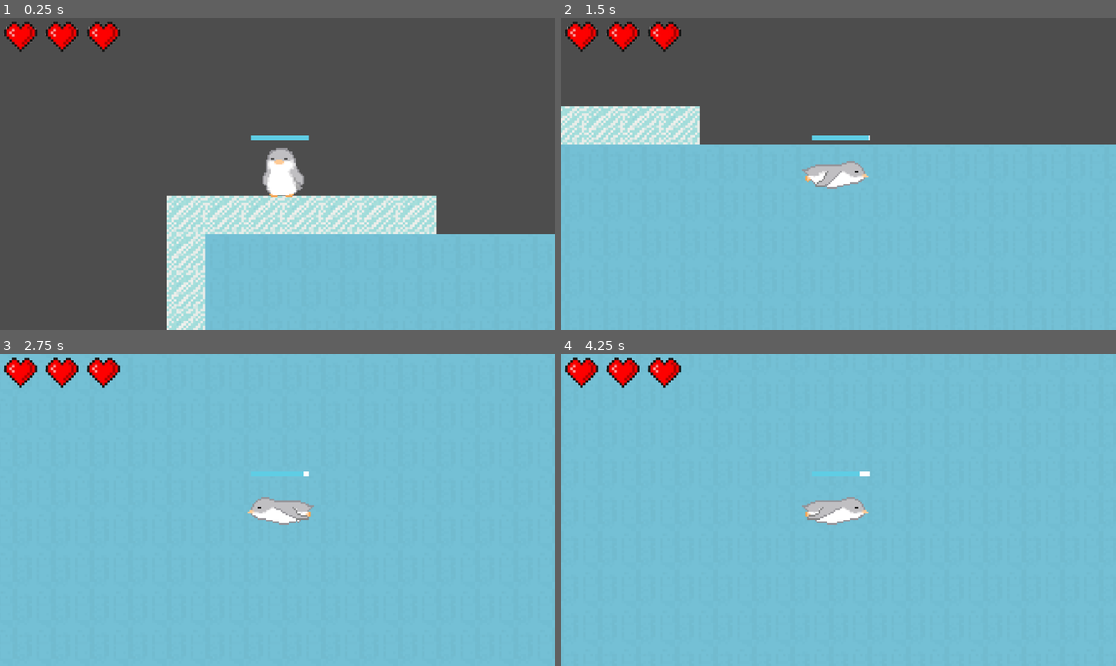
Above: before the commit, frames 1-4 (two rows, left to right).
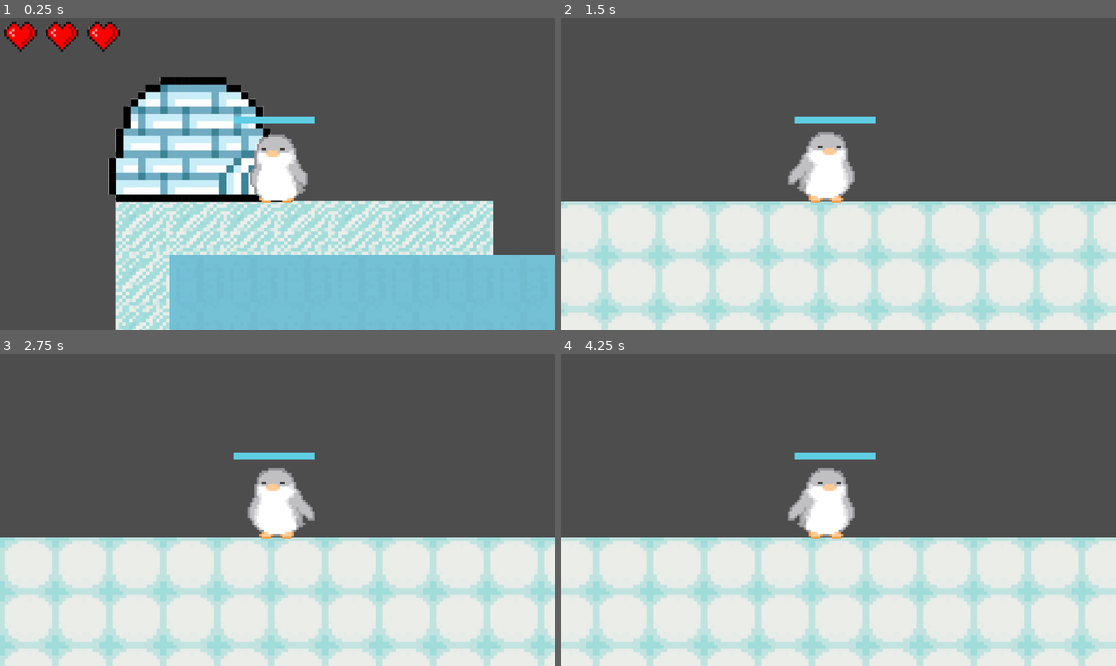
Above: after the commit, the same moments.

Repository: Jesuscanwalk/Under-da-sea
Game: Godot game, scene res://test.tscn
Two runs of this game, one before a commit and one after it. Both use one fixed random seed, a clock stepped at 60 frames per second and the inputs below. The engine's default icon, where the game draws it, is replaced by a stand-in: a white triangle on a blue panel in a dark square.
Inputs:
- Up to frame 1 (0.25 s): no input
- Up to frame 2 (1.5 s): hold E (interact) 0.53-1.28 s; hold D (right) from 0.53 s (still down); tap Space (jump) at 0.77 s; tap E (interact) at 1.35 s
- Up to frame 3 (2.75 s): tap Space (jump) at 1.52 s; release D (right) at 2.03 s; hold A (left) from 2.03 s (still down); hold E (interact) from 2.03 s (still down)
- Up to frame 4 (4.25 s): release A (left) at 2.78 s; release E (interact) at 2.78 s; hold D (right) from 2.78 s (still down); tap E (interact) at 2.85 s; tap Space (jump) at 3.02, 3.77 s; hold E (interact) from 3.53 s (still down)

The runs differ from the first frame. In frame 1, 25% of the frame differs, in the area x 19-100%, y 18-100%; in frame 2, 64%; in frame 3, 99%; in frame 4, 99%, in the area x 0-100%, y 0-100%.

Commit message:
put igloo on map + fixed cam

Diff:
--- a/under-da-sea/player/player.tscn
+++ b/under-da-sea/player/player.tscn
@@ -165,5 +165,8 @@
 texture_under = ExtResource("5_8is68")
 texture_progress = ExtResource("6_m2fii")
 
+[node name="Camera2D" type="Camera2D" parent="."]
+zoom = Vector2(7, 7)
+
 [connection signal="water_state_changed" from="WaterDetection" to="." method="_on_water_detection_water_state_changed"]
 [connection signal="area_entered" from="HurtBox" to="." method="_on_hurt_box_area_entered"]
--- a/under-da-sea/test.tscn
+++ b/under-da-sea/test.tscn
@@ -1,10 +1,11 @@
-[gd_scene load_steps=12 format=4 uid="uid://7wfdg2ld87r5"]
+[gd_scene load_steps=13 format=4 uid="uid://7wfdg2ld87r5"]
 
 [ext_resource type="PackedScene" uid="uid://cx3yaof1y7gcr" path="res://player/player.tscn" id="1_pjuui"]
 [ext_resource type="Script" path="res://test.gd" id="1_rt6y5"]
 [ext_resource type="PackedScene" uid="uid://1f3hioeimvb6" path="res://menus/pause menu.tscn" id="3_2encr"]
 [ext_resource type="Texture2D" uid="uid://b7b25hc2d8itu" path="res://map/Lands2.png" id="3_8w17r"]
 [ext_resource type="PackedScene" uid="uid://cnv6j7ubi85lw" path="res://Fish/fish.tscn" id="4_piqol"]
+[ext_resource type="PackedScene" uid="uid://c5sx50evh10hs" path="res://map/igloo.tscn" id="4_pnane"]
 [ext_resource type="PackedScene" uid="uid://c8fnv6um65h85" path="res://bars/hearts_container.tscn" id="6_ascy7"]
 [ext_resource type="PackedScene" uid="uid://rnuiv84gehib" path="res://mob/mob.tscn" id="7_bkfj6"]
 
@@ -42,13 +43,12 @@
 tile_map_data = PackedByteArray("AAD//xYAAAAAAAAAAAAAABYAAAAAAAAAAAABABYAAAAAAAAAAAACABYAAAAAAAAAAAABABcAAAAGAAAAAAACAB …(248864 unchanged characters)…
 tile_set = SubResource("TileSet_wf07n")
 
+[node name="igloo" parent="." instance=ExtResource("4_pnane")]
+position = Vector2(154, 317)
+
 [node name="Player" parent="." instance=ExtResource("1_pjuui")]
 position = Vector2(176, 328)
 collision_layer = 1
-
-[node name="Camera2D" type="Camera2D" parent="Player"]
-position = Vector2(-2, -1)
-zoom = Vector2(5, 5)
 
 [node name="CanvasLayer" type="CanvasLayer" parent="."]
 
